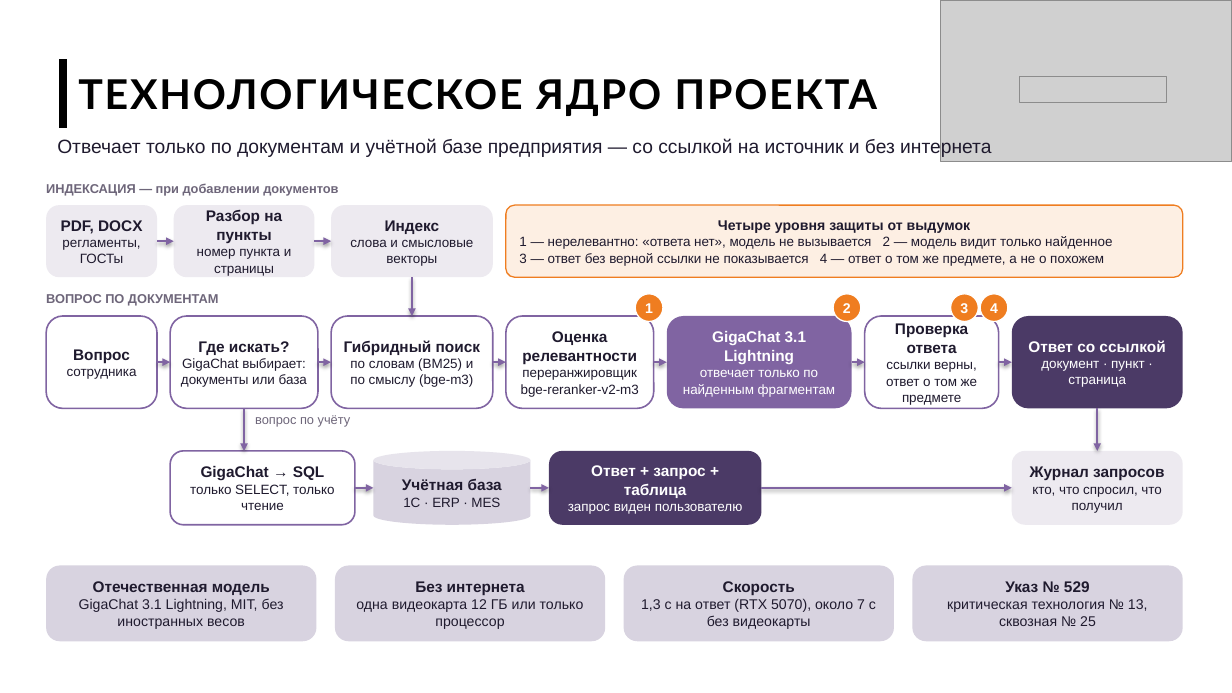
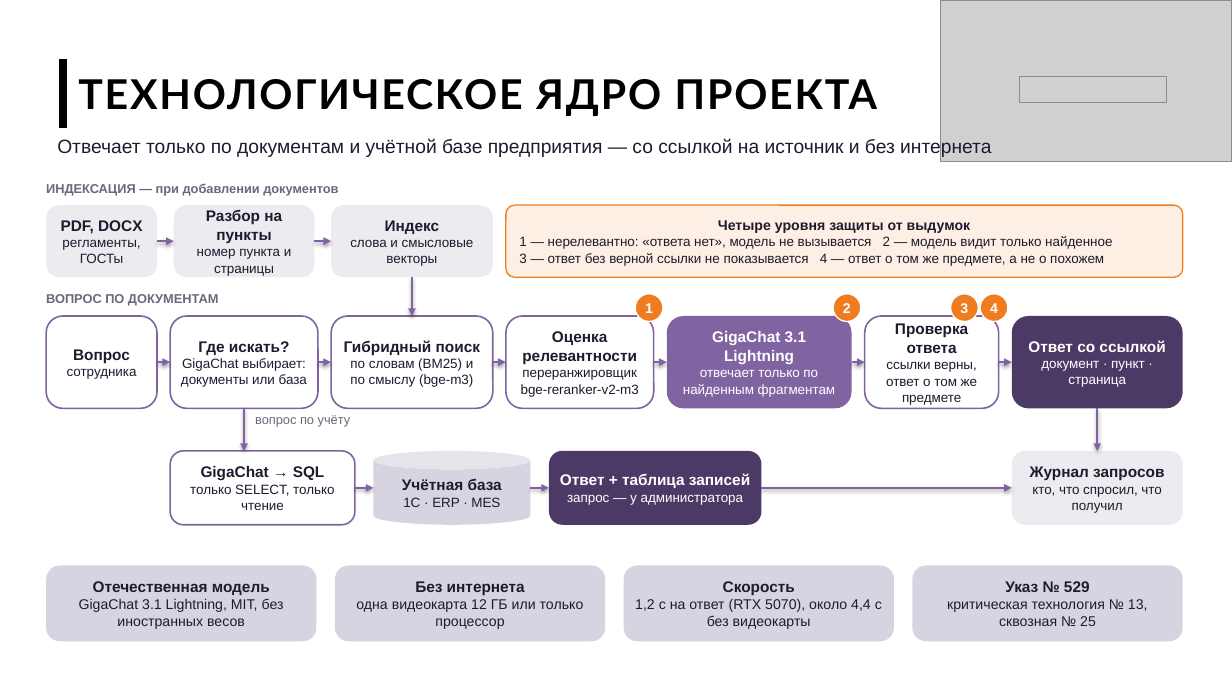
Before and after one commit to imaO0O/acselerator, a slide deck: slide 4 of docs/slides/prezentatsiya_chernovik.pptx. Drawn at 1232x693 pixels with LibreOffice and Linux fonts; fonts in the diff are those of the drawing; grey boxes stand for pictures; background and template pictures are left out. Boxes give left, top, right and bottom in pixels: in the first picture for what was removed or moved away, otherwise in the second. Text is boxed around its words. In the diff, an @@ line names an element or a change of style, - is before the commit and + after.

Commit message:
Пробелы в документации закрываются сами; итоговые прогоны этапа 6
- тема без ответа уходит в «Закрытые пробелы», когда агент начинает на неё отвечать под той же ролью;
  столбец «Ответ есть для ролей» — когда дело в правах доступа, а не в документах
- эталон: сдвиг дат учётной базы считается после каждого ответа (прогон через полночь)
- прогоны: эталон 85 из 85 в трёх режимах (1,2 / 2,3 / 4,4 с), вопросы «с ходу» 38 из 38, повтор без расхождений
- переснятые кадры 09–11, слайд архитектуры, задачи команды

```diff
--- a/docs/slides/prezentatsiya_chernovik.pptx
+++ b/docs/slides/prezentatsiya_chernovik.pptx
@@ text in rounded rectangle at [560, 473, 750, 505]: text changed @@
-Ответ + запрос + таблица
-запрос виден пользователю
+Ответ + таблица записей
+запрос — у администратора
@@ text in rounded rectangle at [635, 599, 882, 629]: text changed @@
-1,3 с на ответ (RTX 5070), около 7 с без видеокарты
+1,2 с на ответ (RTX 5070), около 4,4 с без видеокарты
```
Also in this commit, not shown: 6 other slides changed, 26 other files.
